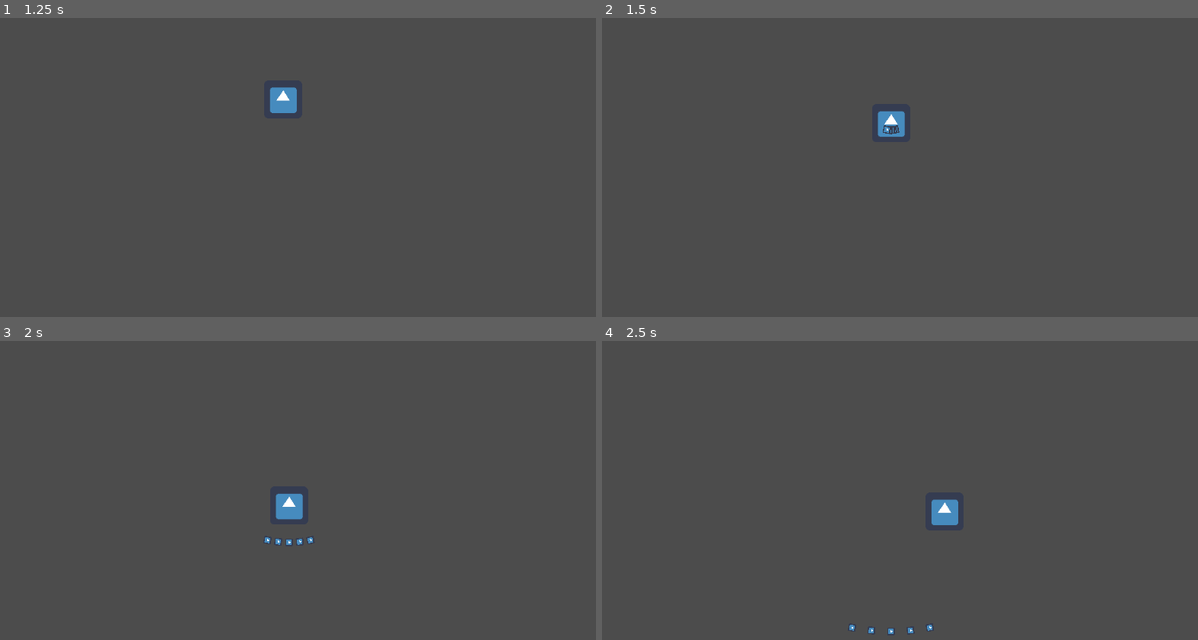
Above: before the commit, frames 1-4 (two rows, left to right).
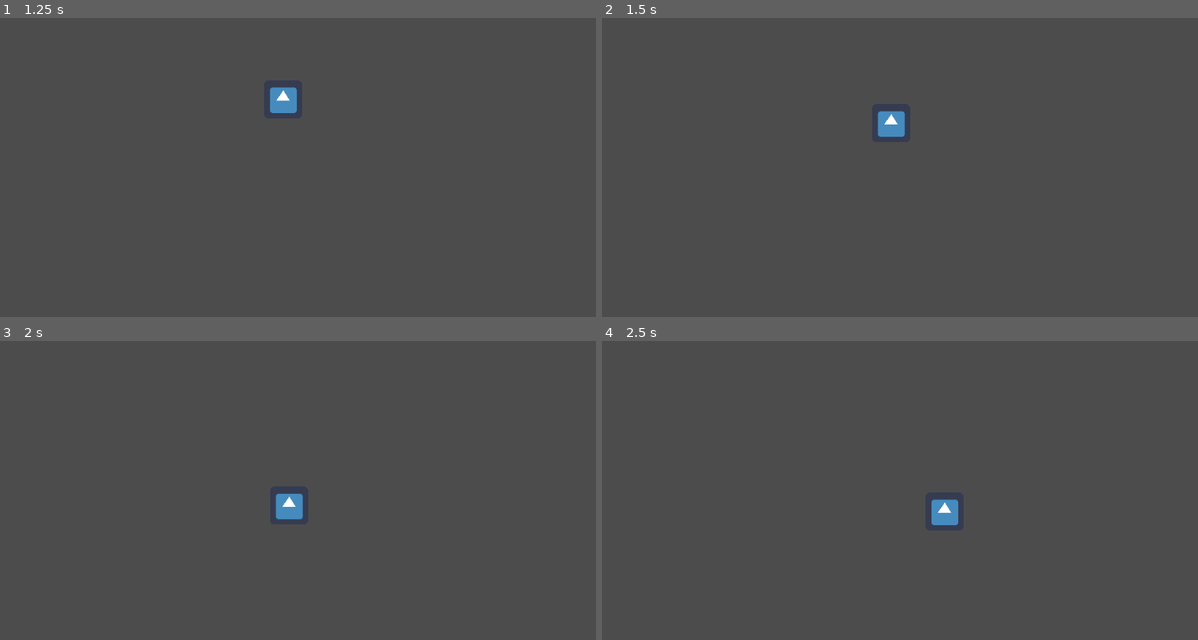
Above: after the commit, the same moments.

Repository: FelipePM01/SpookyScaryGameJamRep
Game: Godot game, scene res://Scenes/Game.tscn
Two runs of this game, one before a commit and one after it. Both use one fixed random seed, a clock stepped at 60 frames per second and the inputs below. The engine's default icon, where the game draws it, is replaced by a stand-in: a white triangle on a blue panel in a dark square.
Inputs:
- Up to frame 1 (1.25 s): tap Enter at 0.5 s; hold D (right) from 0.53 s (still down); tap Z (swap, bound only after the commit) at 0.6 s
- Up to frame 2 (1.5 s): release D (right) at 1.28 s; hold S (down) from 1.28 s (still down); tap Space (shoot) at 1.35 s
- Up to frame 3 (2 s): keep holding S (down); tap Z (swap, bound only after the commit) at 1.55 s
- Up to frame 4 (2.5 s): release S (down) at 2.03 s; hold D (right) from 2.03 s (still down); tap Z (swap, bound only after the commit) at 2.1 s

Frame 1 is identical in both runs. In frame 2, less than 0.1% of the frame differs, in the area x 47-50%, y 35-39%; in frame 3, less than 0.1%, in the area x 44-53%, y 65-69%; in frame 4, less than 0.1%.

Commit message:
spell swap implemented

Diff:
--- a/SpookyScaryGameJam/Scripts/Character.gd
+++ b/SpookyScaryGameJam/Scripts/Character.gd
@@ -40,3 +40,5 @@
 				var s=shotgun.instance()
 				get_parent().add_child(s)
 				s.start(global_position,last_velocity.rotated(i*PI/32))
+	if Input.is_action_just_pressed("swap"):
+		mode=(mode+1)%3
--- a/SpookyScaryGameJam/project.godot
+++ b/SpookyScaryGameJam/project.godot
@@ -52,6 +52,11 @@
 "events": [ Object(InputEventKey,"resource_local_to_scene":false,"resource_name":"","device":0,"alt":false,"shift":false,"control":false,"meta":false,"command":false,"pressed":false,"scancode":32,"unicode":0,"echo":false,"script":null)
  ]
 }
+swap={
+"deadzone": 0.5,
+"events": [ Object(InputEventKey,"resource_local_to_scene":false,"resource_name":"","device":0,"alt":false,"shift":false,"control":false,"meta":false,"command":false,"pressed":false,"scancode":90,"unicode":0,"echo":false,"script":null)
+ ]
+}
 
 [rendering]
 
